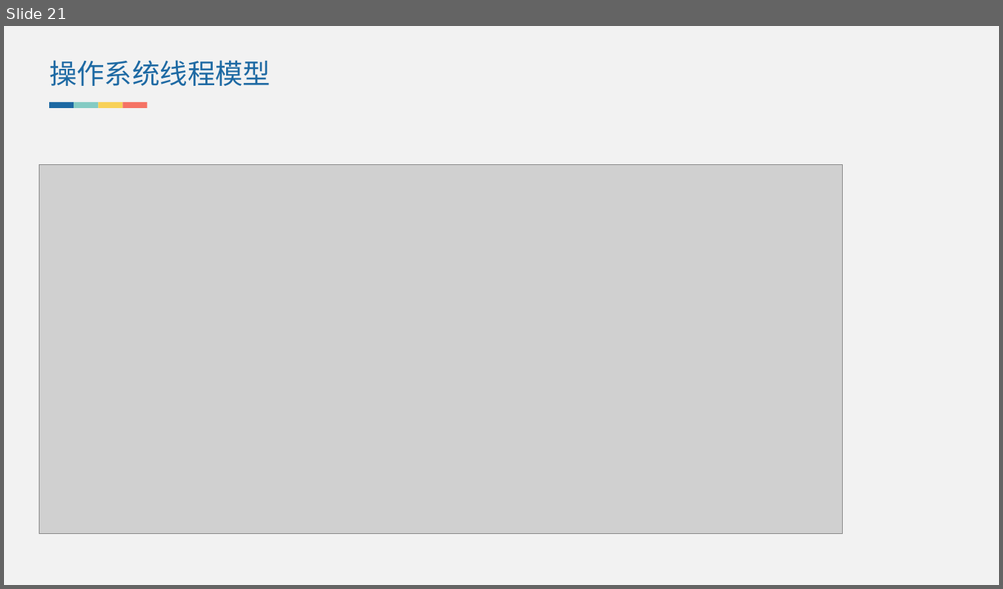
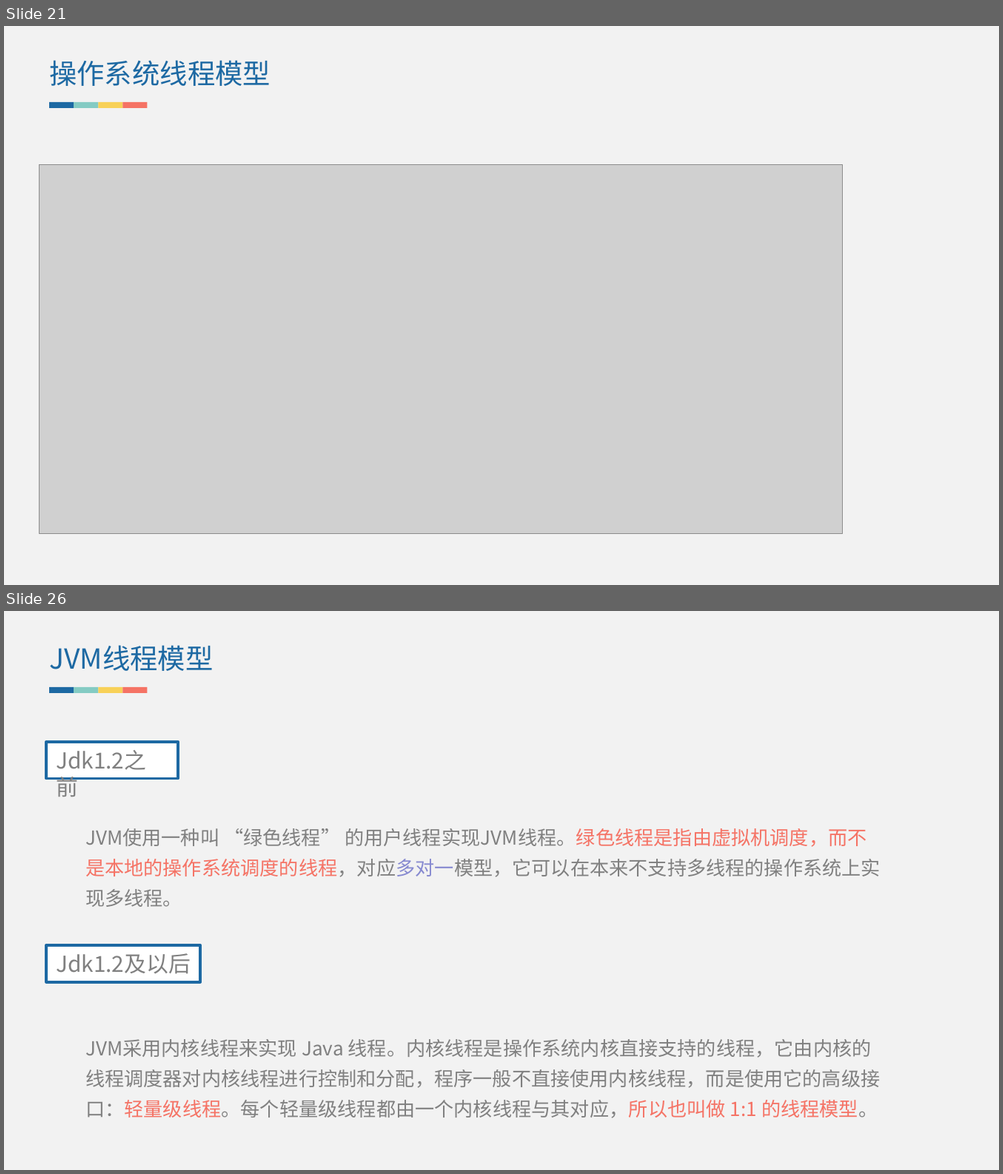
Before and after one commit to lvjiuluan/idea-projects, a slide deck: presentation/JVM内存模型/JVM内存模型.pptx. Shown one above the other, each under a label of ours: slide 21 before the commit, slides 21 and 26 after it; the slides between them are not shown. The pictures are 1003x589 and 1003x1174 pixels, drawn with LibreOffice and Linux fonts; fonts in the diff are those of the drawing; grey boxes stand for pictures. Boxes give left, top, right and bottom in pixels: in the first picture for what was removed or moved away, otherwise in the second. Text is boxed around its words. In the diff, an @@ line names an element or a change of style, - is before the commit and + after.

```diff
--- a/presentation/JVM内存模型/JVM内存模型.pptx
+++ b/presentation/JVM内存模型/JVM内存模型.pptx
@@ slide 26 added at [4,611,999,1170], background #F2F2F2 @@
@@ text added at [49,645,213,671], 20 pt, text #1D69A3 @@
+JVM线程模型
@@ group added at [50,687,148,694]: 4 rectangles @@
@@ rectangle added at [47,742,178,779], fill #FFFFFF, outline #1D69A3 2 pt, 16 pt, text #808080 @@
+Jdk1.2之前
@@ text added at [85,829,880,907], 14 pt, text #808080 @@
+JVM使用一种叫 “绿色线程” 的用户线程实现JVM线程。绿色线程是指由虚拟机调度，而不是本地的操作系统调度的线程，对应多对一模型，它可以在本来不支持多线程的操作系统上实现多线程。
@@ rectangle added at [47,945,201,982], fill #FFFFFF, outline #1D69A3 2 pt, 16 pt, text #808080 @@
+Jdk1.2及以后
@@ text added at [85,1039,879,1119], 14 pt, text #808080 @@
+JVM采用内核线程来实现 Java 线程。内核线程是操作系统内核直接支持的线程，它由内核的线程调度器对内核线程进行控制和分配，程序一般不直接使用内核线程，而是使用它的高级接口：轻量级线程。每个轻量级线程都由一个内核线程与其对应，所以也叫做 1:1 的线程模型。
```
Also in this commit, not shown: 2 slides changed, 8 other slides added, 57 other files.
